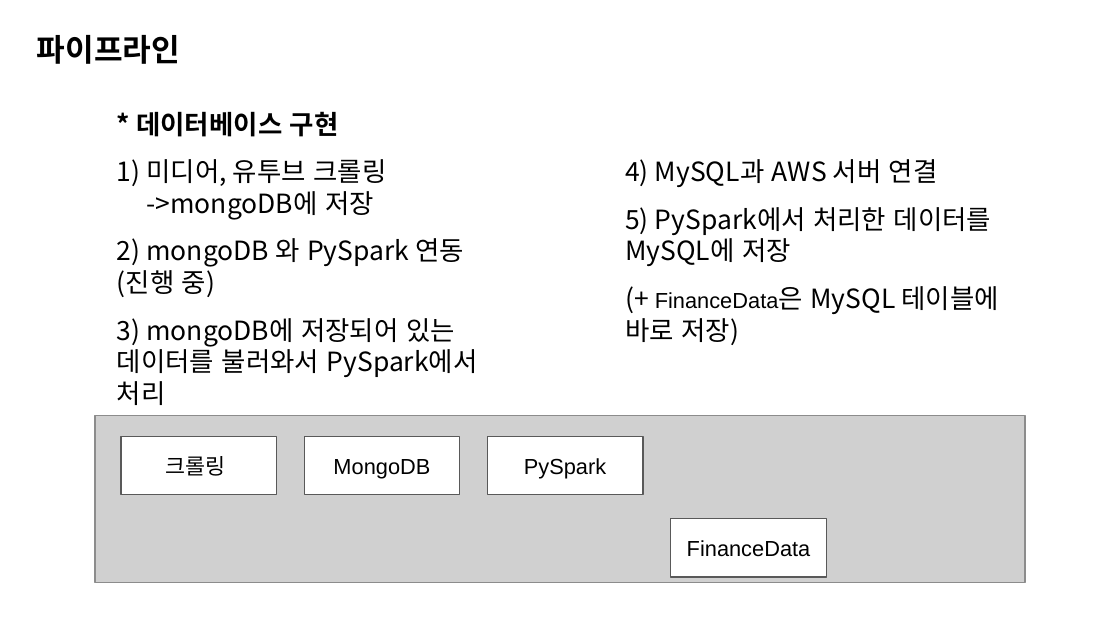
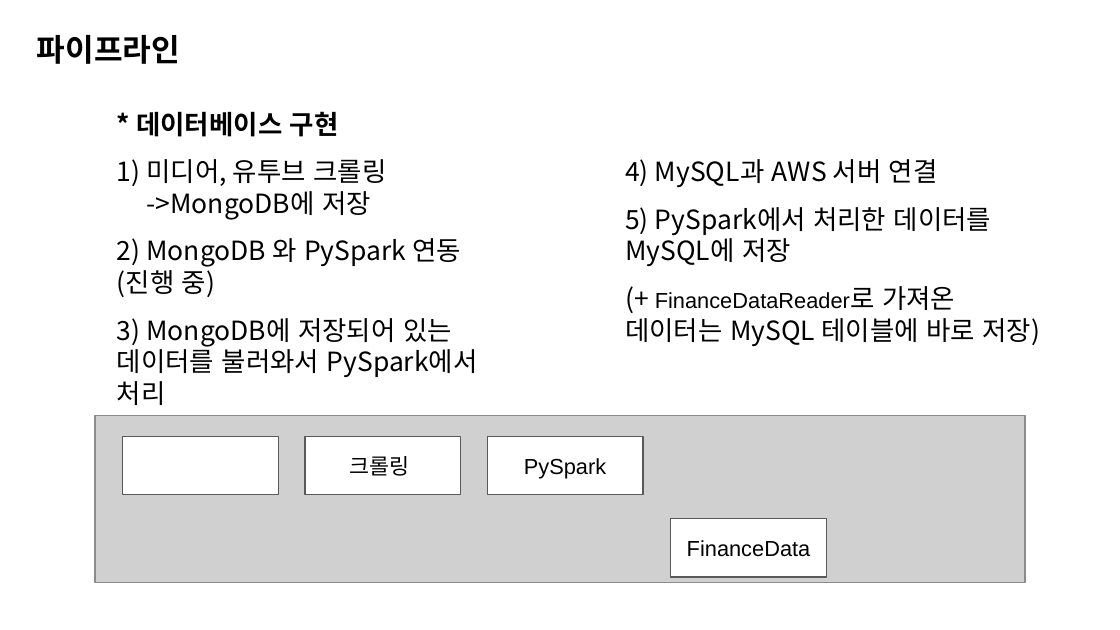
Before and after one commit to chaerui7967/stock_predict_news_and_youtube, a slide deck: slide 5 of (KD1)기획안.pptx. Drawn at 1120x630 pixels with LibreOffice and Linux fonts; fonts in the diff are those of the drawing; grey boxes stand for pictures. Boxes give left, top, right and bottom in pixels: in the first picture for what was removed or moved away, otherwise in the second. Text is boxed around its words. In the diff, an @@ line names an element or a change of style, - is before the commit and + after.

Commit message:
기획안 업데이트

```diff
--- a/(KD1)기획안.pptx
+++ b/(KD1)기획안.pptx
@@ text at (117, 159, 478, 405): text changed @@
-1) 미디어, 유투브 크롤링
-->mongoDB에 저장
-2) mongoDB 와 PySpark 연동 (진행 중)
-3) mongoDB에 저장되어 있는 데이터를 불러와서 PySpark에서 처리
+1) 미디어, 유투브 크롤링
+->MongoDB에 저장
+2) MongoDB 와 PySpark 연동 (진행 중)
+3) MongoDB에 저장되어 있는 데이터를 불러와서 PySpark에서 처리
@@ text at (625, 286, 1040, 346): text changed @@
-(+ FinanceData은 MySQL 테이블에 바로 저장)
+(+ FinanceDataReader로 가져온 데이터는 MySQL 테이블에 바로 저장)
@@ rectangle added at (123, 437, 279, 495), fill #FFFFFF, outline #595959 0.75 pt @@
@@ rectangle "크롤링": place and size @@
-rectangle "크롤링" at (121, 437, 277, 495)
+rectangle "크롤링" at (305, 437, 460, 495)
@@ rectangle removed at (305, 437, 460, 495) @@
-MongoDB
```
Also in this commit, not shown: 1 slide added, 1 slide removed, 4 other files.
